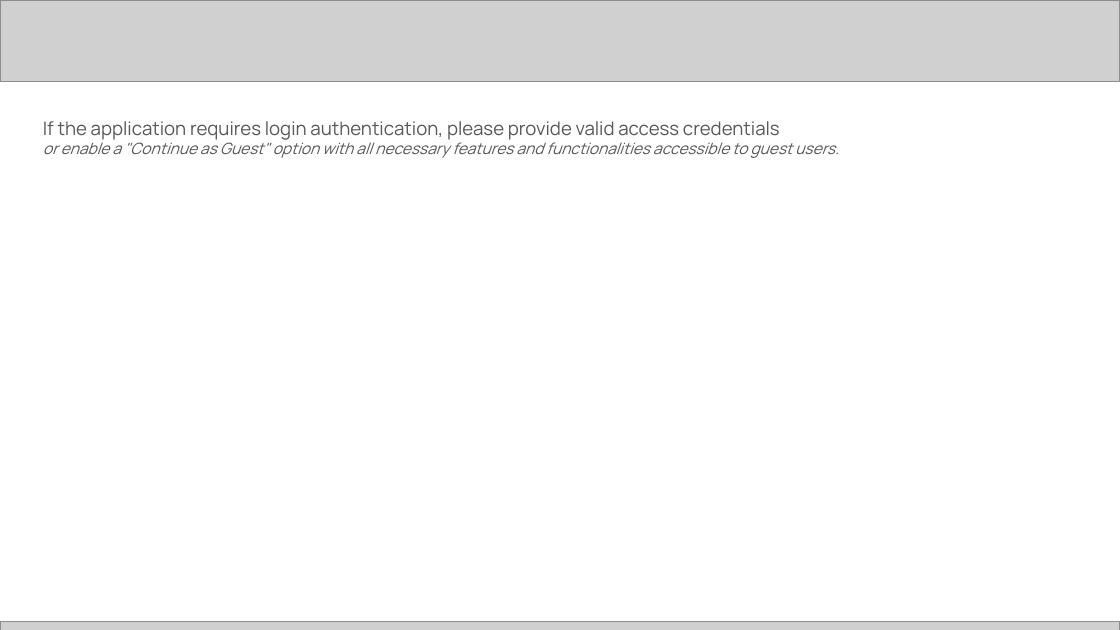
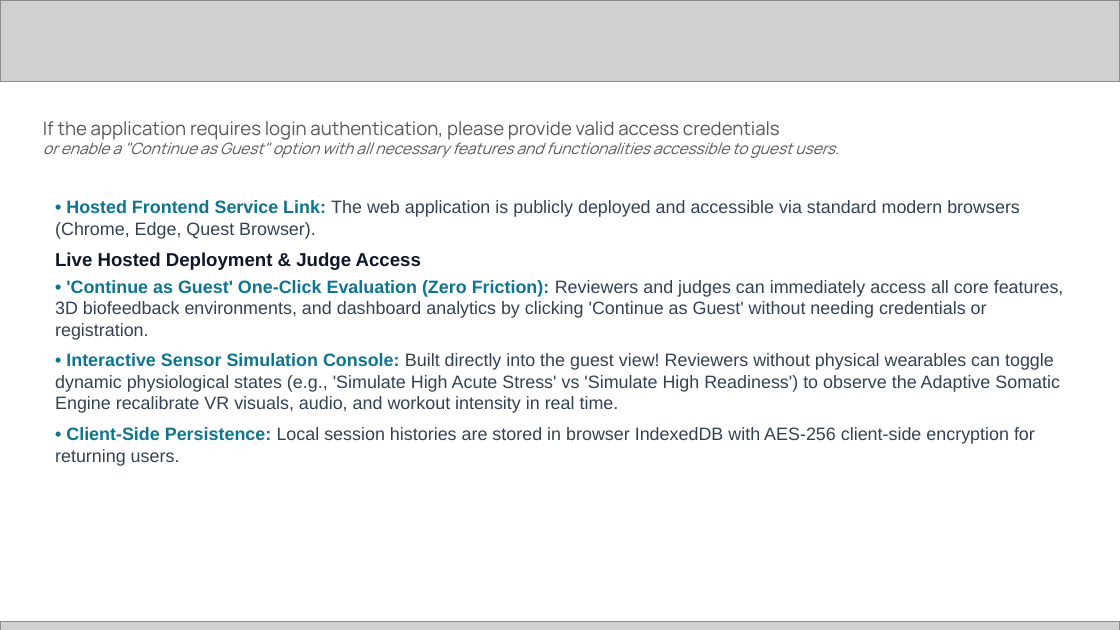
Before and after one commit to chiraghs/Neuro-Kinetic-Behavioral-Health-System, a slide deck: slide 11 of [PUB] Future Health Digital Innovation Challenge | Submission Template.pptx. Drawn at 1120x630 pixels with LibreOffice and Linux fonts; fonts in the diff are those of the drawing; grey boxes stand for pictures. Boxes give left, top, right and bottom in pixels: in the first picture for what was removed or moved away, otherwise in the second. Text is boxed around its words. In the diff, an @@ line names an element or a change of style, - is before the commit and + after.

```diff
--- a/[PUB] Future Health Digital Innovation Challenge | Submission Template.pptx
+++ b/[PUB] Future Health Digital Innovation Challenge | Submission Template.pptx
@@ text added at (55,200,1064,466), 11.5 pt, text #334155 @@
+• Hosted Frontend Service Link: The web application is publicly deployed and accessible via standard modern browsers (Chrome, Edge, Quest Browser).
+Live Hosted Deployment & Judge Access
+• 'Continue as Guest' One-Click Evaluation (Zero Friction): Reviewers and judges can immediately access all core features, 3D biofeedback environments, and dashboard analytics by clicking 'Continue as Guest' without needing credentials or registration.
+• Interactive Sensor Simulation Console: Built directly into the guest view! Reviewers without physical wearables can toggle dynamic physiological states (e.g., 'Simulate High Acute Stress' vs 'Simulate High Readiness') to observe the Adaptive Somatic Engine recalibrate VR visuals, audio, and workout intensity in real time.
+• Client-Side Persistence: Local session histories are stored in browser IndexedDB with AES-256 client-side encryption for returning users.
```
Also in this commit, not shown: 13 other slides changed, 2 slides added, 2 slides removed, 1 other file.
